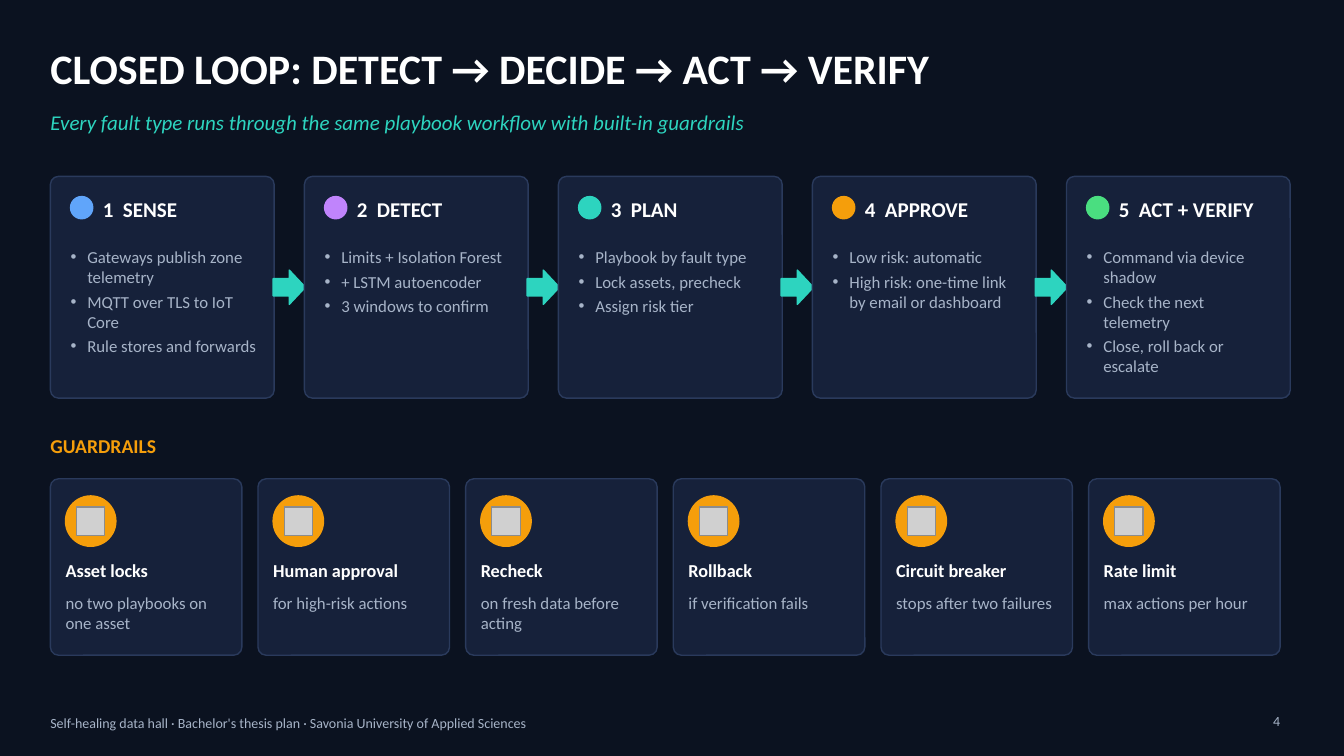
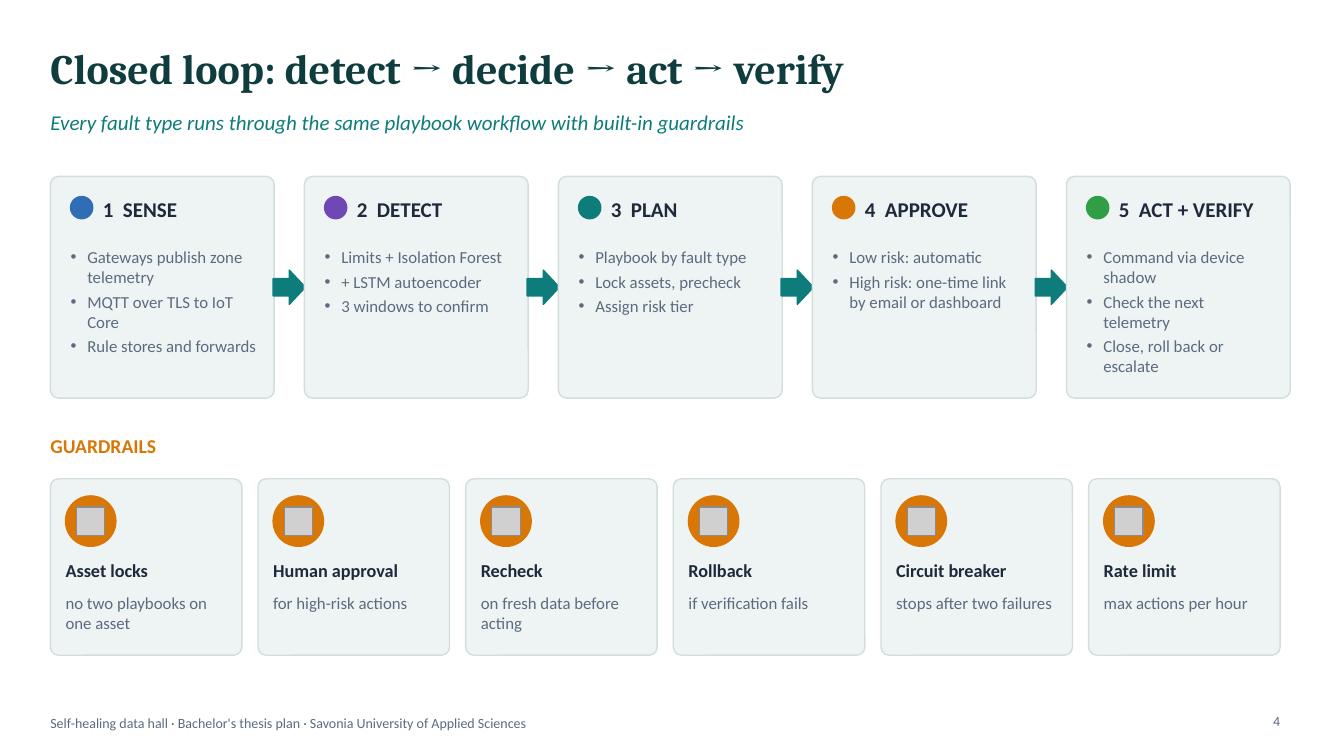
Before and after one commit to mazharulmd/iot-thesis, a slide deck: slide 4 of thesis/plan/project-plan.pptx. Drawn at 1344x756 pixels with LibreOffice and Linux fonts; fonts in the diff are those of the drawing; grey boxes stand for pictures. Boxes give left, top, right and bottom in pixels: in the first picture for what was removed or moved away, otherwise in the second. Text is boxed around its words. In the diff, an @@ line names an element or a change of style, - is before the commit and + after.

```diff
--- a/thesis/plan/project-plan.pptx
+++ b/thesis/plan/project-plan.pptx
@@ background #0B1220 to #FFFFFF @@
@@ title at bbox=[50, 54, 844, 94]: text changed; font Calibri to Cambria; text colour #FFFFFF to #0F3D3E @@
-CLOSED LOOP: DETECT → DECIDE → ACT → VERIFY
+Closed loop: detect → decide → act → verify
@@ text "Every fault type runs through ..." at bbox=[50, 115, 744, 134]: text colour #2DD4BF to #0E7C7B @@
@@ ellipse at bbox=[71, 197, 93, 219]: fill #60A5FA to #2F6DB5; outline #60A5FA 1 pt to #2F6DB5 1 pt @@
@@ ellipse at bbox=[325, 197, 347, 219]: fill #C084FC to #7048B6; outline #C084FC 1 pt to #7048B6 1 pt @@
@@ ellipse at bbox=[1087, 197, 1109, 219]: fill #4ADE80 to #2F9E44; outline #4ADE80 1 pt to #2F9E44 1 pt @@
@@ fill #2DD4BF to #0E7C7B; outline #2DD4BF 1 pt to #0E7C7B 1 pt in 5 elements at bbox=[273, 270, 306, 304], bbox=[527, 270, 560, 304], bbox=[579, 197, 601, 219], bbox=[781, 270, 814, 304], bbox=[1035, 270, 1068, 304] @@
@@ text "GUARDRAILS" at bbox=[50, 440, 156, 453]: text colour #F59E0B to #D97706 @@
@@ fill #16213A to #EEF4F3; outline #2A3A5C 1 pt to #D3DEDC 1 pt in 11 elements at bbox=[50, 176, 274, 398], bbox=[304, 176, 528, 398], bbox=[559, 176, 782, 398], bbox=[813, 176, 1036, 398], bbox=[1067, 176, 1291, 398], bbox=[50, 479, 242, 655], bbox=[258, 479, 450, 655], bbox=[466, 479, 657, 655], bbox=[674, 479, 865, 655], bbox=[881, 479, 1073, 655], bbox=[1089, 479, 1280, 655] @@
@@ fill #F59E0B to #D97706; outline #F59E0B 1 pt to #D97706 1 pt in 7 elements at bbox=[833, 197, 855, 219], bbox=[66, 496, 116, 546], bbox=[273, 496, 324, 546], bbox=[481, 496, 531, 546], bbox=[689, 496, 739, 546], bbox=[896, 496, 947, 546], bbox=[1104, 496, 1154, 546] @@
@@ text colour #FFFFFF to #1E293B in 11 elements at bbox=[103, 203, 177, 217], bbox=[357, 203, 442, 217], bbox=[611, 203, 678, 217], bbox=[865, 203, 968, 217], bbox=[1119, 203, 1254, 217], bbox=[66, 564, 148, 577], bbox=[273, 564, 398, 580], bbox=[481, 564, 543, 577], bbox=[688, 564, 752, 577], bbox=[896, 564, 1007, 577], bbox=[1104, 564, 1176, 577] @@
@@ text colour #A7B4C8 to #5B6B7F in 13 elements at bbox=[87, 251, 256, 352], bbox=[341, 251, 502, 312], bbox=[595, 251, 746, 315], bbox=[849, 251, 1006, 311], bbox=[1103, 251, 1245, 372], bbox=[66, 597, 207, 629], bbox=[273, 597, 408, 612], bbox=[481, 597, 619, 632], bbox=[688, 597, 808, 609], bbox=[896, 597, 1052, 612], bbox=[1104, 597, 1247, 612], bbox=[1273, 717, 1280, 726], bbox=[50, 718, 526, 731] @@
```
Also in this commit, not shown: 6 other slides changed, 1 other file.
